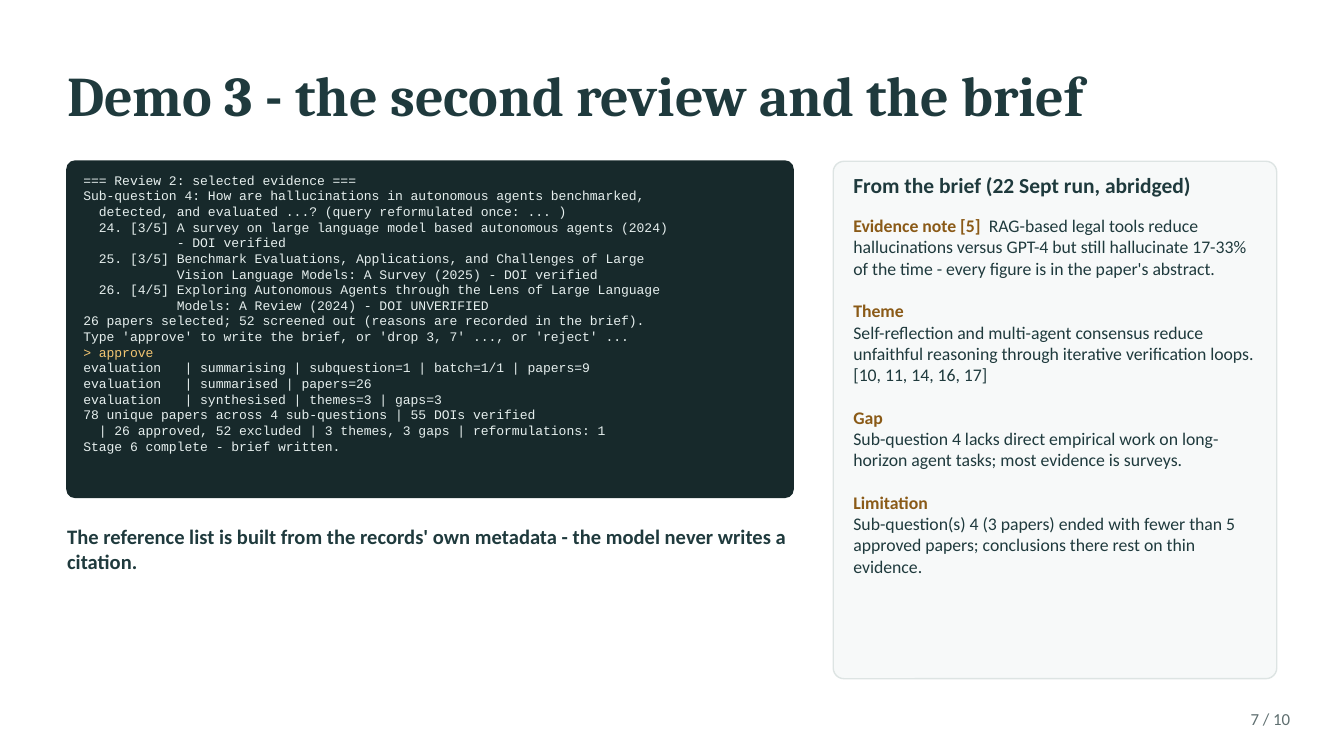
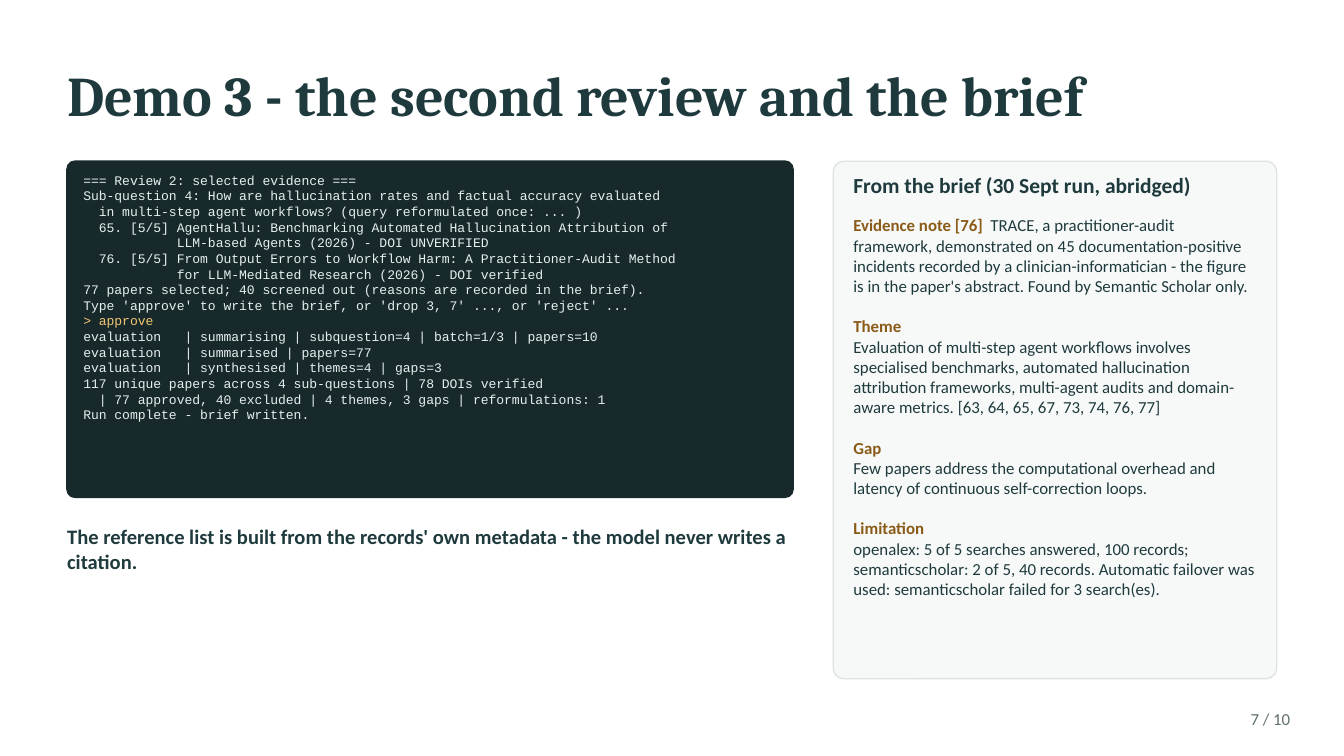
Before and after one commit to sergio88mi/research-agent, a slide deck: slide 7 of presentation/Research_Agent_Presentation.pptx. Drawn at 1344x756 pixels with LibreOffice and Linux fonts; fonts in the diff are those of the drawing. Boxes give left, top, right and bottom in pixels: in the first picture for what was removed or moved away, otherwise in the second. Text is boxed around its words. In the diff, an @@ line names an element or a change of style, - is before the commit and + after.

Commit message:
Presentation at 15 minutes covering Stage 7 and the feedback; pytest output at 68 tests

```diff
--- a/presentation/Research_Agent_Presentation.pptx
+++ b/presentation/Research_Agent_Presentation.pptx
@@ text at (853,177,1191,197): text changed @@
-From the brief (22 Sept run, abridged)
+From the brief (30 Sept run, abridged)
@@ text at (83,191,676,297): text changed @@
-Sub-question 4: How are hallucinations in autonomous agents benchmarked,
-detected, and evaluated ...? (query reformulated once: ... )
-24. [3/5] A survey on large language model based autonomous agents (2024)
-- DOI verified
-25. [3/5] Benchmark Evaluations, Applications, and Challenges of Large
-Vision Language Models: A Survey (2025) - DOI verified
-26. [4/5] Exploring Autonomous Agents through the Lens of Large Language
-Models: A Review (2024) - DOI UNVERIFIED
-26 papers selected; 52 screened out (reasons are recorded in the brief).
+Sub-question 4: How are hallucination rates and factual accuracy evaluated
+in multi-step agent workflows? (query reformulated once: ... )
+65. [5/5] AgentHallu: Benchmarking Automated Hallucination Attribution of
+LLM-based Agents (2026) - DOI UNVERIFIED
+76. [5/5] From Output Errors to Workflow Harm: A Practitioner-Audit Method
+for LLM-Mediated Research (2026) - DOI verified
+77 papers selected; 40 screened out (reasons are recorded in the brief).
@@ text at (853,218,1247,295): text changed; size 9.5 to 9 pt @@
-Evidence note [5] RAG-based legal tools reduce hallucinations versus GPT-4 but still hallucinate 17-33% of the time - every figure is in the paper's abstract.
+Evidence note [76] TRACE, a practitioner-audit framework, demonstrated on 45 documentation-positive incidents recorded by a clinician-informatician - the figure is in the paper's abstract. Found by Semantic Scholar only.
@@ text at (853,320,924,534): size 9.5 to 9 pt in "Theme", "Gap", "Limitation" @@
@@ text at (83,332,606,422): text changed @@
-evaluation | summarising | subquestion=1 | batch=1/1 | papers=9
-evaluation | summarised | papers=26
-evaluation | synthesised | themes=3 | gaps=3
-78 unique papers across 4 sub-questions | 55 DOIs verified
-| 26 approved, 52 excluded | 3 themes, 3 gaps | reformulations: 1
-Stage 6 complete - brief written.
+evaluation | summarising | subquestion=4 | batch=1/3 | papers=10
+evaluation | summarised | papers=77
+evaluation | synthesised | themes=4 | gaps=3
+117 unique papers across 4 sub-questions | 78 DOIs verified
+| 77 approved, 40 excluded | 4 themes, 3 gaps | reformulations: 1
+Run complete - brief written.
@@ text at (853,341,1234,416): text changed; size 9.5 to 9 pt @@
-Self-reflection and multi-agent consensus reduce unfaithful reasoning through iterative verification loops. [10, 11, 14, 16, 17]
+Evaluation of multi-step agent workflows involves specialised benchmarks, automated hallucination attribution frameworks, multi-agent audits and domain-aware metrics. [63, 64, 65, 67, 73, 74, 76, 77]
@@ text at (853,462,1216,497): text changed; size 9.5 to 9 pt @@
-Sub-question 4 lacks direct empirical work on long-horizon agent tasks; most evidence is surveys.
+Few papers address the computational overhead and latency of continuous self-correction loops.
@@ text at (853,543,1254,597): text changed; size 9.5 to 9 pt @@
-Sub-question(s) 4 (3 papers) ended with fewer than 5 approved papers; conclusions there rest on thin evidence.
+openalex: 5 of 5 searches answered, 100 records; semanticscholar: 2 of 5, 40 records. Automatic failover was used: semanticscholar failed for 3 search(es).
```
Also in this commit, not shown: 7 other slides changed, 2 other files.
